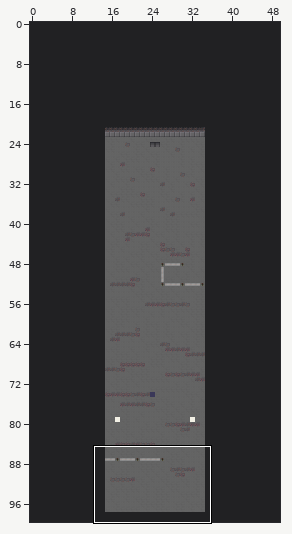
An edit to a level. Tiled map, res/tiled/testmap.tmx. The picture above shows the old version from afar; the outline marks the close-up.
Close-up. Earlier state:
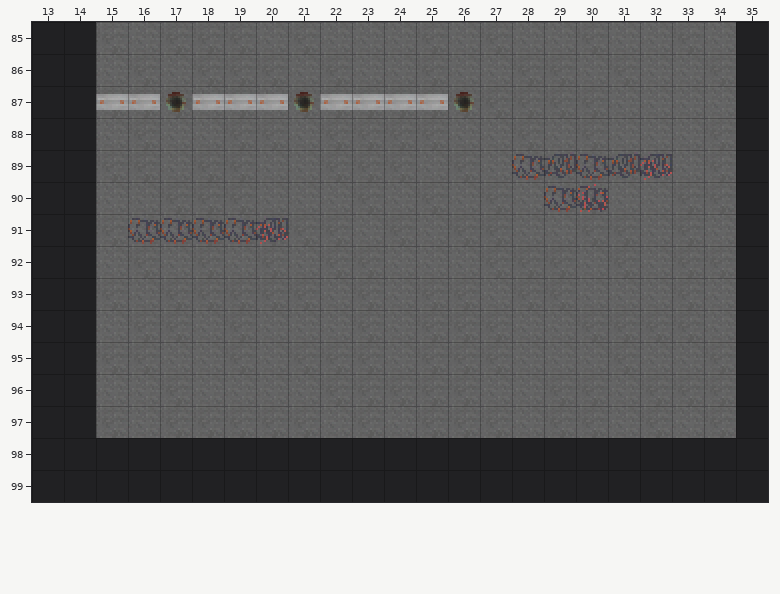
Cells are 16x16 px. Shown: x 13..35, y 85..99. The commit also changed other parts of the map, which this record leaves out.
The same view after the edit:
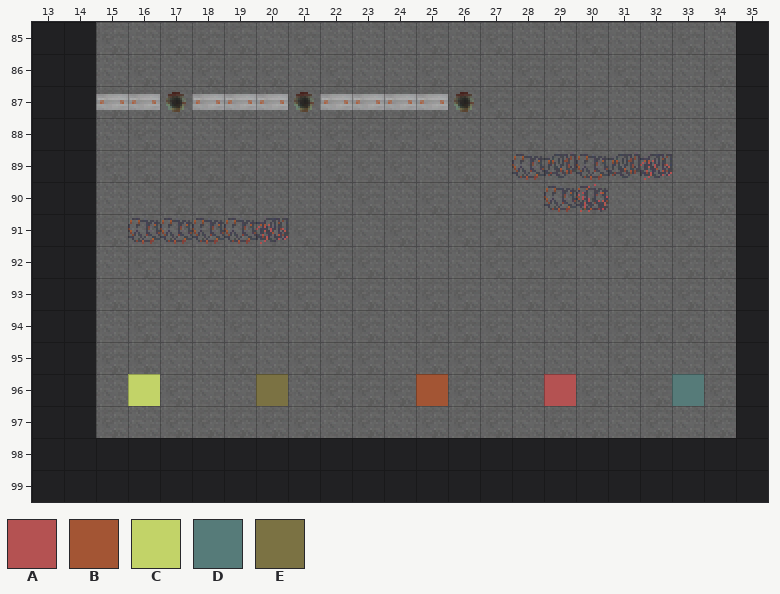
Key: from "CosmicLilac_Tiles_greyscale": A 119, B 121, C 125, D 127, E 129.
_ is an empty cell.
Tiles of an added or newly shown layer are drawn over the layers below it.
Edits made:
Layer "collectable_layer" (added):
y 96: x 16 _ -> C; x 20 _ -> E; x 25 _ -> B; x 29 _ -> A; x 33 _ -> D
